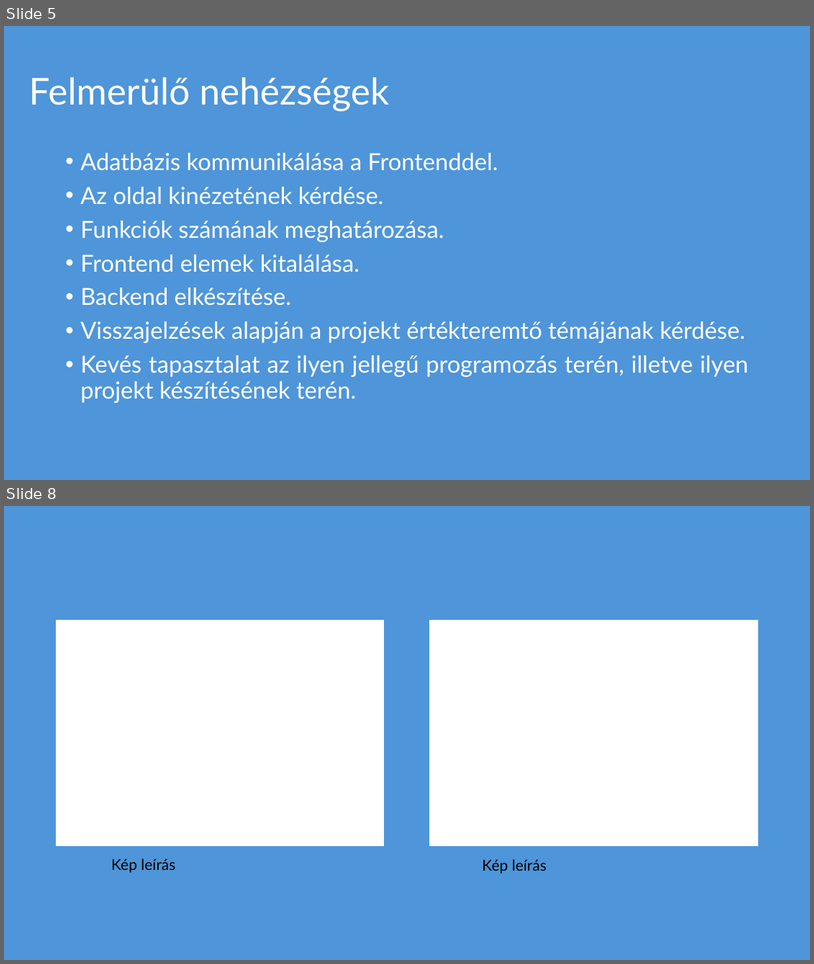
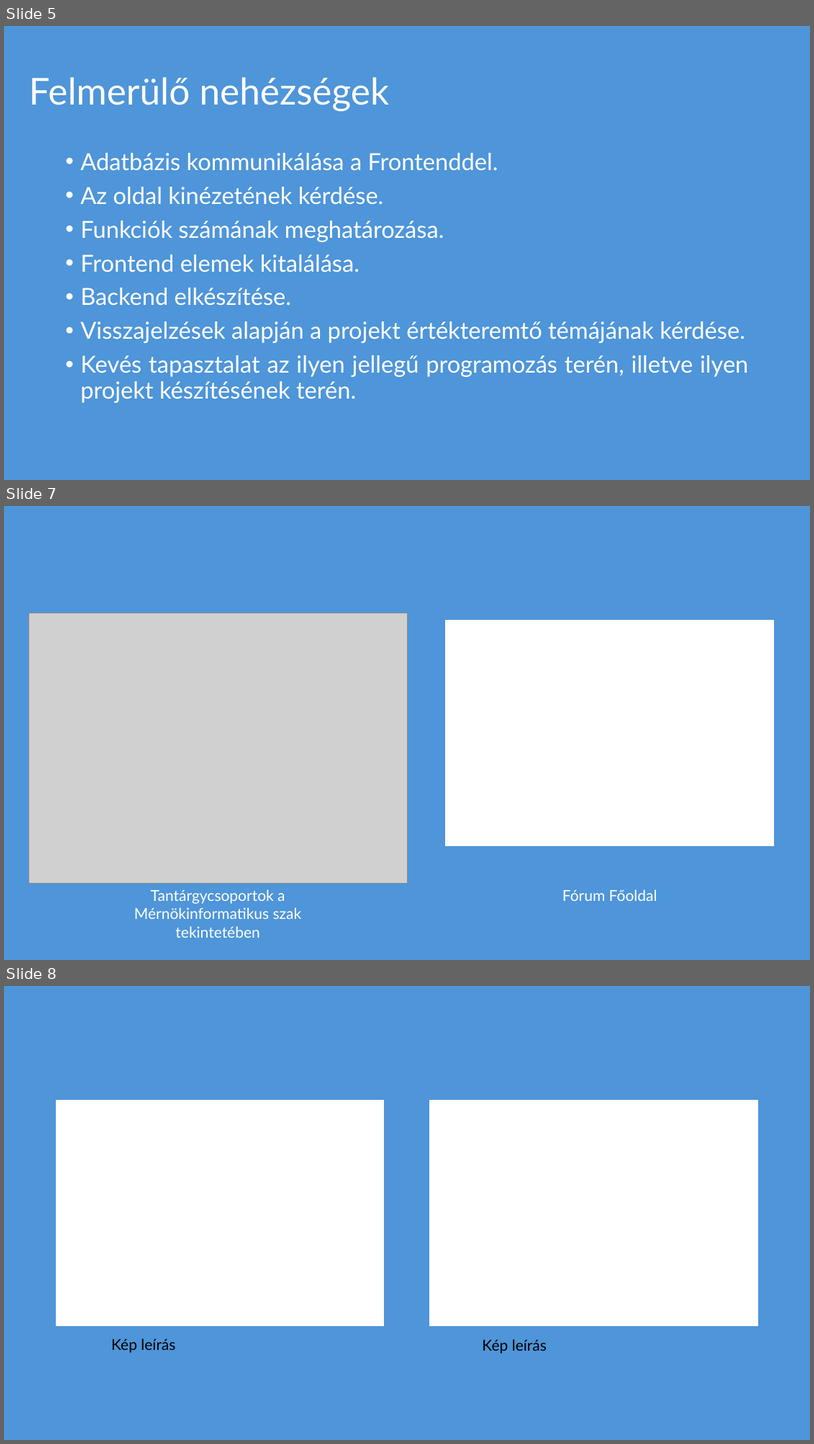
Before and after one commit to Azozzer/Projetkmunka-1-2, a slide deck: SZE_tantargyi_adatbazis.pptx. Shown one above the other, each under a label of ours: slides 5 and 8 before the commit, slides 5, 7 and 8 after it; the slides between them are not shown. The pictures are 814x964 and 814x1444 pixels, drawn with LibreOffice and Linux fonts; fonts in the diff are those of the drawing; grey boxes stand for pictures. Boxes give left, top, right and bottom in pixels: in the first picture for what was removed or moved away, otherwise in the second. Text is boxed around its words. In the diff, an @@ line names an element or a change of style, - is before the commit and + after.

```diff
--- a/SZE_tantargyi_adatbazis.pptx
+++ b/SZE_tantargyi_adatbazis.pptx
@@ slide 7 added at (4,506,810,960), background #4E95D9 @@
@@ picture added at (28,613,407,883) @@
@@ rectangle added at (446,621,774,845), fill #FFFFFF, outline #FFFFFF 1.5 pt @@
@@ text added at (134,889,302,937), 18 pt, text #FFFFFF @@
+Tantárgycsoportok a Mérnökinformatikus szak tekintetében
@@ text added at (563,889,658,901), 18 pt, text #FFFFFF @@
+Fórum Főoldal
```
Also in this commit, not shown: 1 slide changed, 1 slide removed.
